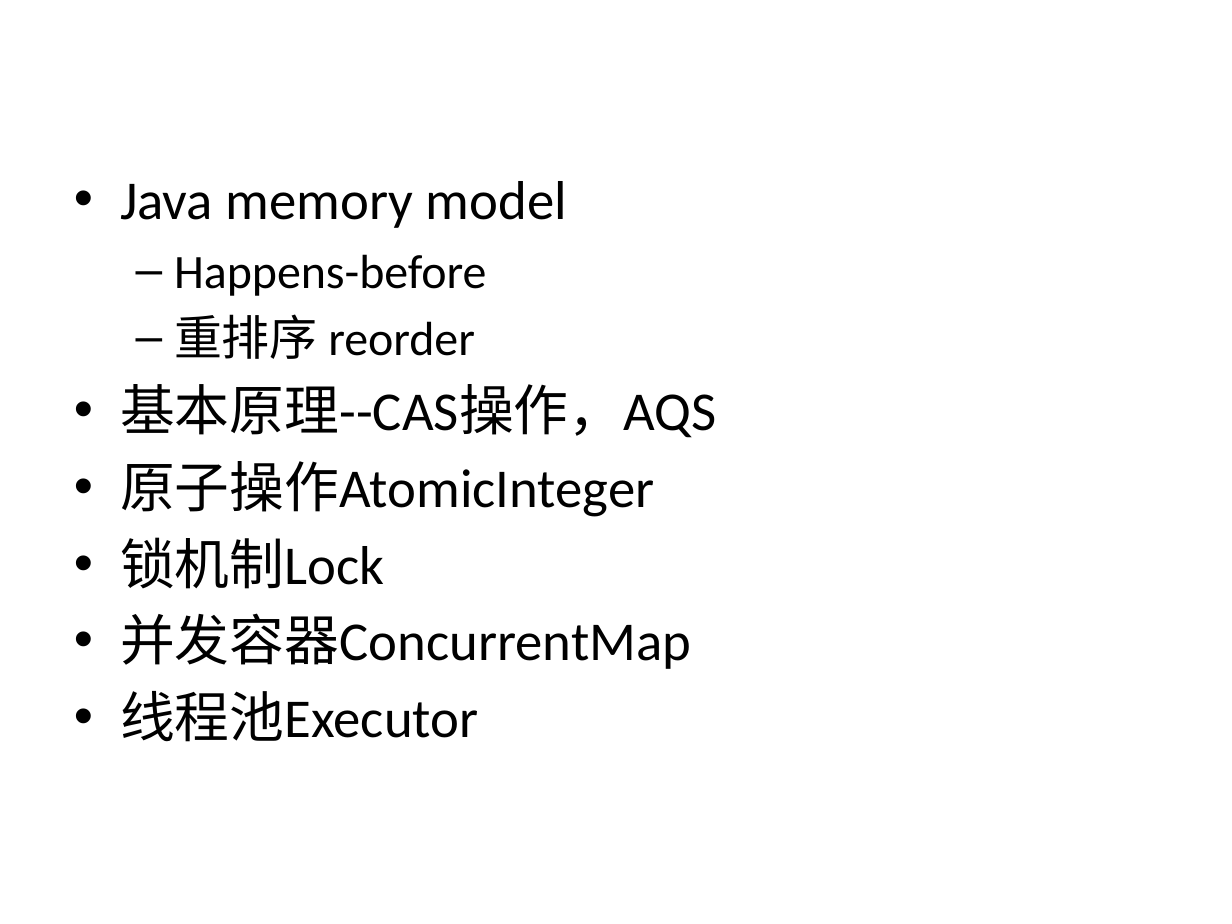
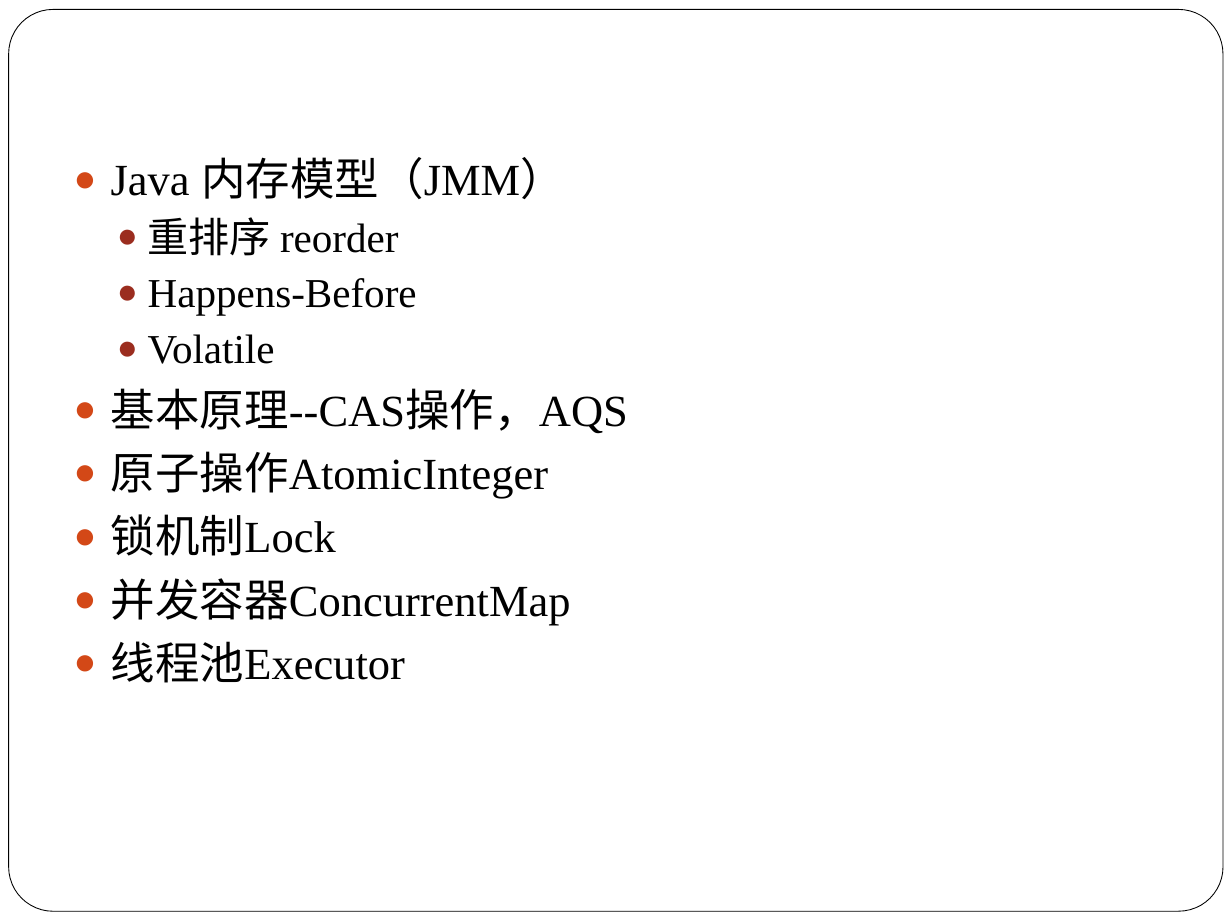
Before and after one commit to NickyQian/Practice, a slide deck: slide 2 of Document/Java Concurrency.pptx. Drawn at 1232x924 pixels with LibreOffice and Linux fonts; fonts in the diff are those of the drawing. Boxes give left, top, right and bottom in pixels: in the first picture for what was removed or moved away, otherwise in the second. Text is boxed around its words. In the diff, an @@ line names an element or a change of style, - is before the commit and + after.

```diff
--- a/Document/Java Concurrency.pptx
+++ b/Document/Java Concurrency.pptx
@@ rounded rectangle added at bbox=[9, 10, 1223, 912], fill #FFFFFF, outline #000000 0.5 pt @@
@@ text at bbox=[111, 157, 565, 199]: text changed; size 32 to 26 pt; font Calibri to Times New Roman @@
-• Java memory model
-  – Happens-before
+● Java 内存模型（JMM）
@@ text at bbox=[111, 217, 628, 683]: size 28 to 24 pt in "重排序 reorder"; font Calibri to Times New Roman in "重排序 reorder", "基本原理--CAS操作，AQS", "原子操作AtomicInteger", "锁机制Lock" and 2 more places; size 32 to 26 pt in "基本原理--CAS操作，AQS", "原子操作AtomicInteger", "锁机制Lock", "并发容器ConcurrentMap" and 1 more places; bullet – to ●; less space between paragraphs; bullet • to ● @@
@@ text at bbox=[148, 278, 417, 364]: paragraphs added @@
+  ● Happens-Before
+  ● Volatile
```
Also in this commit, not shown: 4 other slides changed, 16 slides added, 4 slides removed.
